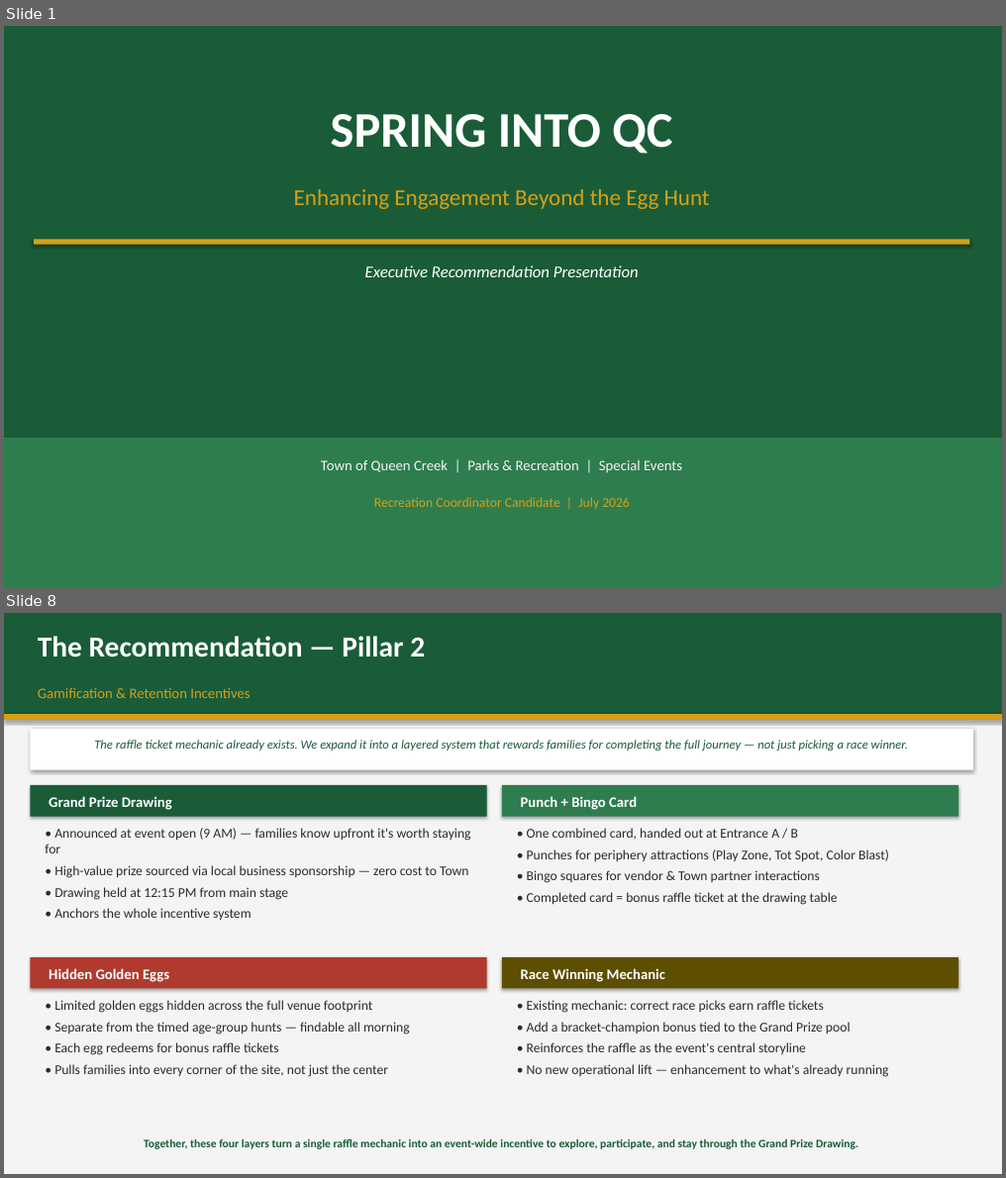
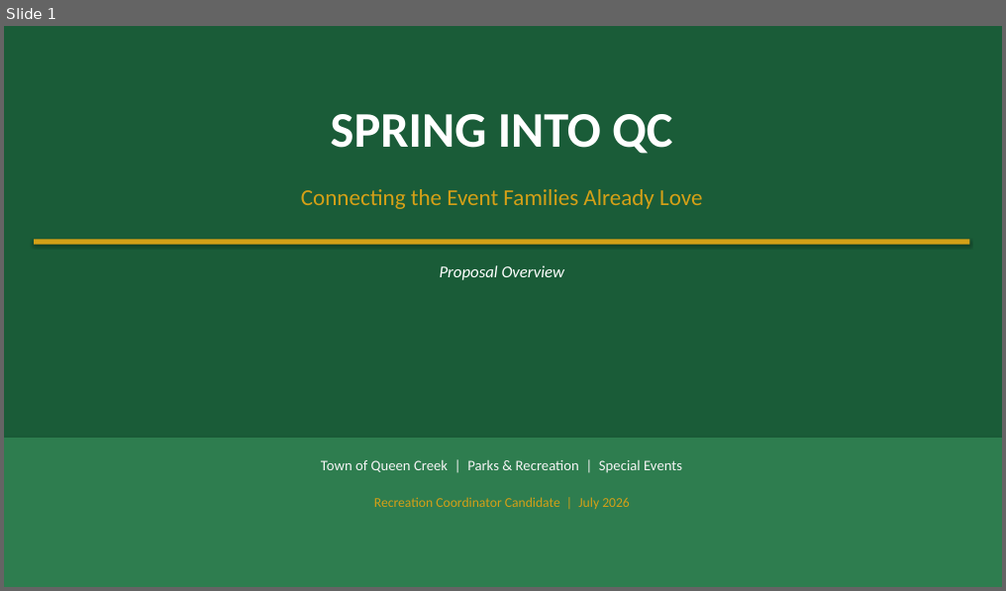
Before and after one commit to billy12/qc, a slide deck: SpringIntoQC_Presentation.pptx. Shown one above the other, each under a label of ours: slides 1 and 8 before the commit, slide 1 after it; the slides between them are not shown. The pictures are 1006x1178 and 1006x591 pixels, drawn with LibreOffice and Linux fonts; fonts in the diff are those of the drawing. Boxes give left, top, right and bottom in pixels: in the first picture for what was removed or moved away, otherwise in the second. Text is boxed around its words. In the diff, an @@ line names an element or a change of style, - is before the commit and + after.

```diff
--- a/SpringIntoQC_Presentation.pptx
+++ b/SpringIntoQC_Presentation.pptx
@@ slide 8 removed at (4, 613, 1002, 1174), background #FFFFFF @@
@@ rectangle removed at (4, 613, 1002, 1174) @@
@@ rectangle removed at (4, 613, 1002, 714) @@
@@ text removed at (38, 636, 425, 658) @@
-The Recommendation — Pillar 2
@@ text removed at (38, 688, 250, 698) @@
-Gamification & Retention Incentives
@@ rectangle removed at (4, 714, 1002, 720) @@
@@ rectangle removed at (30, 729, 973, 770) @@
@@ text removed at (94, 740, 908, 751) @@
-The raffle ticket mechanic already exists. We expand it into a layered system that rewards families for completing the full journey — not just picking a race winner.
@@ rectangle removed at (30, 785, 487, 817) @@
@@ rectangle removed at (502, 785, 958, 817) @@
@@ text removed at (49, 796, 172, 810) @@
-Grand Prize Drawing
@@ text removed at (521, 796, 637, 810) @@
-Punch + Bingo Card
@@ text removed at (45, 828, 471, 920) @@
-• Announced at event open (9 AM) — families know upfront it's worth staying for
-• High-value prize sourced via local business sponsorship — zero cost to Town
-• Drawing held at 12:15 PM from main stage
-• Anchors the whole incentive system
@@ text removed at (527, 828, 889, 905) @@
-• One combined card, handed out at Entrance A / B
-• Punches for periphery attractions (Play Zone, Tot Spot, Color Blast)
-• Bingo squares for vendor & Town partner interactions
-• Completed card = bonus raffle ticket at the drawing table
@@ rectangle removed at (30, 958, 487, 989) @@
@@ text removed at (49, 968, 169, 982) @@
-Hidden Golden Eggs
@@ rectangle removed at (502, 958, 958, 989) @@
@@ text removed at (521, 968, 665, 982) @@
-Race Winning Mechanic
@@ text removed at (54, 1000, 410, 1077) @@
-• Limited golden eggs hidden across the full venue footprint
-• Separate from the timed age-group hunts — findable all morning
-• Each egg redeems for bonus raffle tickets
-• Pulls families into every corner of the site, not just the center
@@ text removed at (527, 1000, 889, 1077) @@
-• Existing mechanic: correct race picks earn raffle tickets
-• Add a bracket-champion bonus tied to the Grand Prize pool
-• Reinforces the raffle as the event's central storyline
-• No new operational lift — enhancement to what's already running
@@ text removed at (144, 1140, 858, 1150) @@
-Together, these four layers turn a single raffle mechanic into an event-wide incentive to explore, participate, and stay through the Grand Prize Drawing.
@@ slide 1 changed as well @@
@@ text at (301, 189, 702, 209): text changed @@
-Enhancing Engagement Beyond the Egg Hunt
+Connecting the Event Families Already Love
@@ text at (440, 266, 564, 280): text changed @@
-Executive Recommendation Presentation
+Proposal Overview
```
Also in this commit, not shown: 1 other slide changed, 8 slides added, 8 other slides removed, 9 other files.
